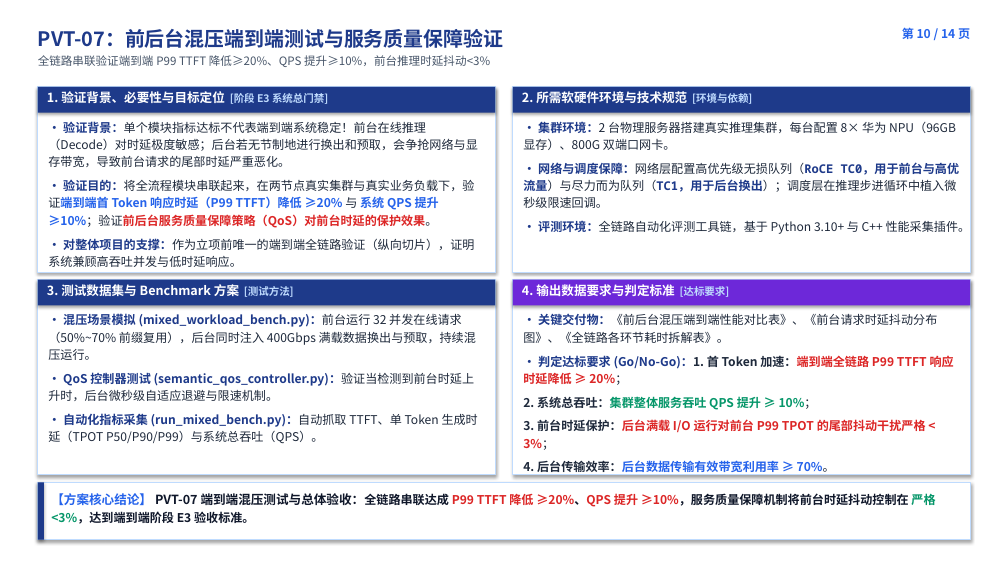
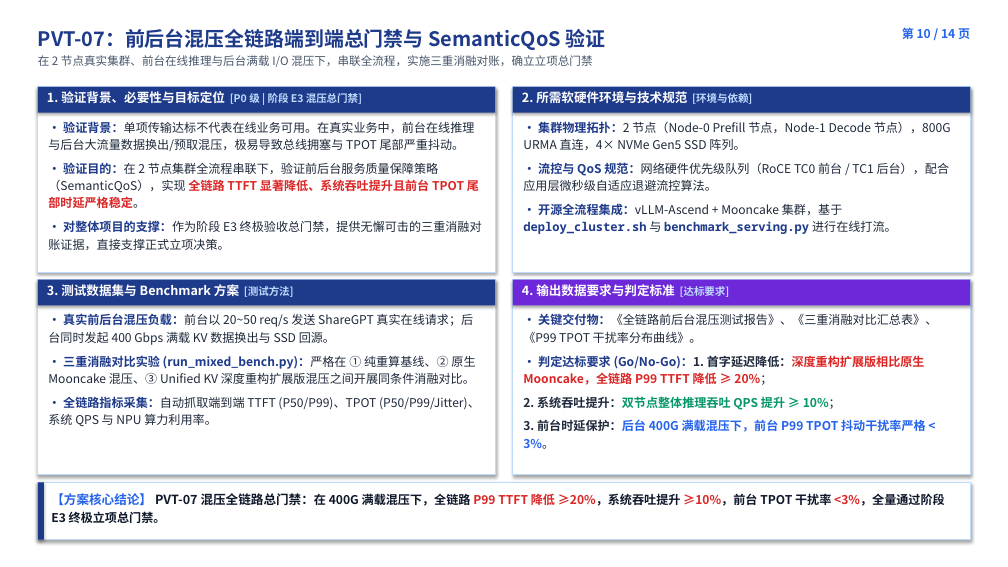
Before and after one commit to stonetree/reports, a slide deck: slide 10 of kvcache/unified_kv_memory/提前验证方案设计/验证计划方案设计/开发人员串讲PPT/00_统一异构KVCache存储池_提前验证全景与开发串讲完整版_预审版.pptx. Drawn at 1008x567 pixels with LibreOffice and Linux fonts; fonts in the diff are those of the drawing. Boxes give left, top, right and bottom in pixels: in the first picture for what was removed or moved away, otherwise in the second. Text is boxed around its words. In the diff, an @@ line names an element or a change of style, - is before the commit and + after.

Commit message:
全面对齐最新评审要求与用语规范

```diff
--- a/kvcache/unified_kv_memory/提前验证方案设计/验证计划方案设计/开发人员串讲PPT/00_统一异构KVCache存储池_提前验证全景与开发串讲完整版_预审版.pptx
+++ b/kvcache/unified_kv_memory/提前验证方案设计/验证计划方案设计/开发人员串讲PPT/00_统一异构KVCache存储池_提前验证全景与开发串讲完整版_预审版.pptx
@@ text at bbox=[38, 29, 606, 67]: text changed @@
-PVT-07：前后台混压端到端测试与服务质量保障验证
-全链路串联验证端到端 P99 TTFT 降低≥20%、QPS 提升≥10%，前台推理时延抖动<3%
+PVT-07：前后台混压全链路端到端总门禁与 SemanticQoS 验证
+在 2 节点真实集群、前台在线推理与后台满载 I/O 混压下，串联全流程，实施三重消融对账，确立立项总门禁
@@ text at bbox=[47, 91, 362, 104]: text changed @@
-1. 验证背景、必要性与目标定位 [阶段 E3 系统总门禁]
+1. 验证背景、必要性与目标定位 [P0 级 | 阶段 E3 混压总门禁]
@@ text at bbox=[48, 121, 482, 250]: text changed @@
-• 验证背景：单个模块指标达标不代表端到端系统稳定！前台在线推理（Decode）对时延极度敏感；后台若无节制地进行换出和预取，会争抢网络与显存带宽，导致前台请求的尾部时延严重恶化。
-• 验证目的：将全流程模块串联起来，在两节点真实集群与真实业务负载下，验证端到端首 Token 响应时延（P99 TTFT）降低 ≥20% 与 系统 QPS 提升 ≥10%；验证前后台服务质量保障策略（QoS）对前台时延的保护效果。
-• 对整体项目的支撑：作为立项前唯一的端到端全链路验证（纵向切片），证明系统兼顾高吞吐并发与低时延响应。
+• 验证背景：单项传输达标不代表在线业务可用。在真实业务中，前台在线推理与后台大流量数据换出/预取混压，极易导致总线拥塞与 TPOT 尾部严重抖动。
+• 验证目的：在 2 节点集群全流程串联下，验证前后台服务质量保障策略（SemanticQoS），实现 全链路 TTFT 显著降低、系统吞吐提升且前台 TPOT 尾部时延严格稳定。
+• 对整体项目的支撑：作为阶段 E3 终极验收总门禁，提供无懈可击的三重消融对账证据，直接支撑正式立项决策。
@@ text at bbox=[523, 121, 951, 234]: text changed @@
-• 集群环境：2 台物理服务器搭建真实推理集群，每台配置 8× 华为 NPU（96GB 显存）、800G 双端口网卡。
-• 网络与调度保障：网络层配置高优先级无损队列（RoCE TC0，用于前台与高优流量）与尽力而为队列（TC1，用于后台换出）；调度层在推理步进循环中植入微秒级限速回调。
-• 评测环境：全链路自动化评测工具链，基于 Python 3.10+ 与 C++ 性能采集插件。
+• 集群物理拓扑：2 节点（Node-0 Prefill 节点，Node-1 Decode 节点），800G URMA 直连，4× NVMe Gen5 SSD 阵列。
+• 流控与 QoS 规范：网络硬件优先级队列（RoCE TC0 前台 / TC1 后台），配合应用层微秒级自适应退避流控算法。
+• 开源全流程集成：vLLM-Ascend + Mooncake 集群，基于 deploy_cluster.sh 与 benchmark_serving.py 进行在线打流。
@@ text at bbox=[48, 313, 480, 427]: text changed @@
-• 混压场景模拟 (mixed_workload_bench.py)：前台运行 32 并发在线请求（50%~70% 前缀复用），后台同时注入 400Gbps 满载数据换出与预取，持续混压运行。
-• QoS 控制器测试 (semantic_qos_controller.py)：验证当检测到前台时延上升时，后台微秒级自适应退避与限速机制。
-• 自动化指标采集 (run_mixed_bench.py)：自动抓取 TTFT、单 Token 生成时延（TPOT P50/P90/P99）与系统总吞吐（QPS）。
+• 真实前后台混压负载：前台以 20~50 req/s 发送 ShareGPT 真实在线请求；后台同时发起 400 Gbps 满载 KV 数据换出与 SSD 回源。
+• 三重消融对比实验 (run_mixed_bench.py)：严格在 ① 纯重算基线、② 原生 Mooncake 混压、③ Unified KV 深度重构扩展版混压之间开展同条件消融对比。
+• 全链路指标采集：自动抓取端到端 TTFT (P50/P99)、TPOT (P50/P99/Jitter)、系统 QPS 与 NPU 算力利用率。
@@ text at bbox=[523, 313, 937, 449]: text changed @@
-• 关键交付物：《前后台混压端到端性能对比表》、《前台请求时延抖动分布图》、《全链路各环节耗时拆解表》。
-• 判定达标要求 (Go/No-Go)：1. 首 Token 加速：端到端全链路 P99 TTFT 响应时延降低 ≥ 20%；
-2. 系统总吞吐：集群整体服务吞吐 QPS 提升 ≥ 10%；
-3. 前台时延保护：后台满载 I/O 运行对前台 P99 TPOT 的尾部抖动干扰严格 < 3%；
-4. 后台传输效率：后台数据传输有效带宽利用率 ≥ 70%。
+• 关键交付物：《全链路前后台混压测试报告》、《三重消融对比汇总表》、《P99 TPOT 干扰率分布曲线》。
+• 判定达标要求 (Go/No-Go)：1. 首字延迟降低：深度重构扩展版相比原生 Mooncake，全链路 P99 TTFT 降低 ≥ 20%；
+2. 系统吞吐提升：双节点整体推理吞吐 QPS 提升 ≥ 10%；
+3. 前台时延保护：后台 400G 满载混压下，前台 P99 TPOT 抖动干扰率严格 < 3%。
@@ text at bbox=[51, 493, 945, 523]: text changed @@
-【方案核心结论】 PVT-07 端到端混压测试与总体验收：全链路串联达成 P99 TTFT 降低 ≥20%、QPS 提升 ≥10%，服务质量保障机制将前台时延抖动控制在 严格 <3%，达到端到端阶段 E3 验收标准。
+【方案核心结论】 PVT-07 混压全链路总门禁：在 400G 满载混压下，全链路 P99 TTFT 降低 ≥20%，系统吞吐提升 ≥10%，前台 TPOT 干扰率 <3%，全量通过阶段 E3 终极立项总门禁。
```
Also in this commit, not shown: 13 other slides changed, 5 other files.
